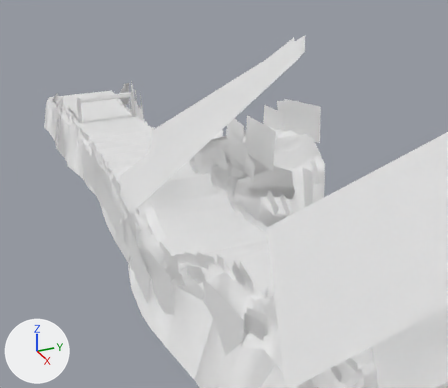
Renders of the FBX model Assets/Map/Models/Theme_01/Forest_08.fbx from each side of a commit.
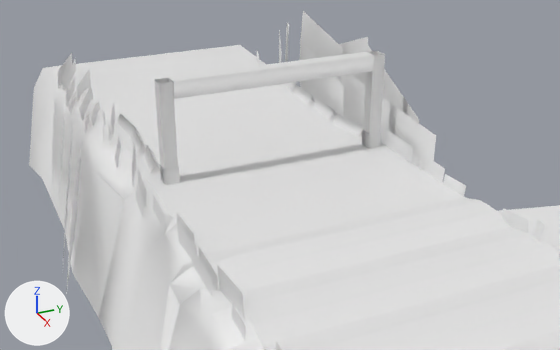
Each version is shown from a 50 mm camera at (157.7, -25.7, 43.0) aimed at (42.0, 26.4, -14.9), then close up from a 50 mm camera at (60.1, -10.4, 17.3) aimed at (25.2, 5.3, -0.2). Lighting does not change. The marker at lower left points along +X, +Y and +Z. Where no turn or scale is listed for an object, it has been applied to the vertices.

In view in the first close-up: 'Ground_01', 'Label_01', 'Mountain_01', 'Start_01', 'Tree_01'.
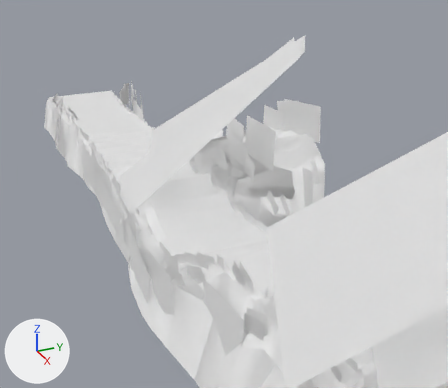
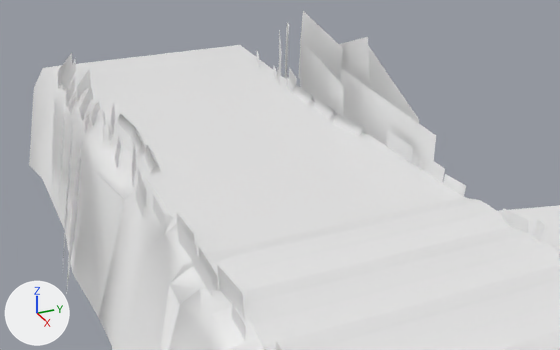
What differs and where, as boxes [x1, y1, x2, y2] in the close-ups (560 x 350 px):
'Start_01', deleted: before [154, 51, 385, 185]
    faces in mat_label_mat_01 (white #e7e7e7): [160, 52, 381, 185]
    faces in mat_leak_mat_01 (white #e7e7e7): [154, 51, 385, 170]

What the commit changed:
Object 'Start_01' (ob_start_01) is deleted.
